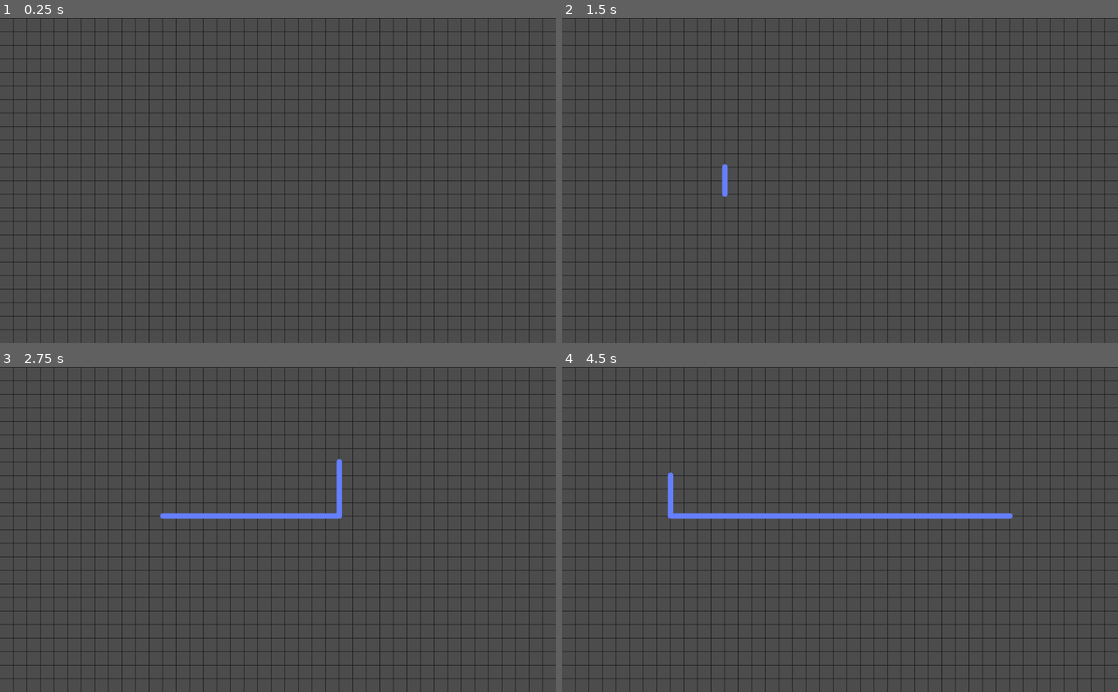
Above: before the commit, frames 1-4 (two rows, left to right).
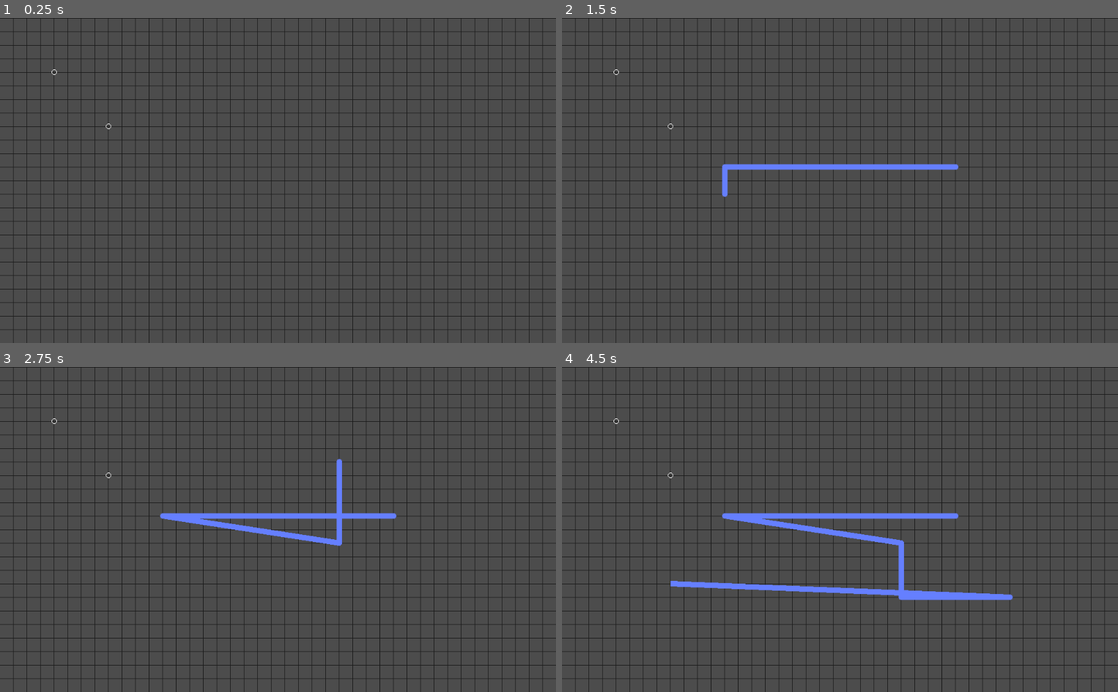
Above: after the commit, the same moments.

Repository: DevelopedAphid/PCBattles
Game: Godot game, scene res://Main.tscn
Same seed, same stepped clock (60 frames per second), same inputs: the game is played once before the commit and once after it.
Inputs (mouse positions are in pixels of both pictures, inside the frame that each line leads up to):
- Up to frame 1 (0.25 s): no input
- Up to frame 2 (1.5 s): tap Enter at 0.5 s; move the mouse to (962, 164) at 0.52 s; click (962, 164) at 0.67 s; tap Space at 1.25 s; move the mouse to (728, 196) at 1.27 s; click (728, 196) at 1.42 s
- Up to frame 3 (2.75 s): tap Enter at 2 s; move the mouse to (333, 458) at 2.02 s; click (333, 458) at 2.17 s
- Up to frame 4 (4.5 s): tap Space at 2.75, 4.25 s; move the mouse to (812, 594) at 2.77 s; click (812, 594) at 2.92 s; tap Enter at 3.5 s; move the mouse to (1006, 578) at 3.52 s; click (1006, 578) at 3.67 s; move the mouse to (673, 480) at 4.27 s; click (673, 480) at 4.42 s

The runs differ from the first frame. In frame 1, less than 0.1% of the frame differs, in the area x 9-20%, y 15-35%; in frame 2, 0.8%; in frame 3, 0.8%; in frame 4, 2.4%, in the area x 9-82%, y 15-72%.

Commit message:
Global grid size and line terminators
- grid size is now a global setting
- adds line terminator art
- line terminators stop the line from being drawn

Diff:
--- a/45DegLineCreator.gd
+++ b/45DegLineCreator.gd
@@ -2,22 +2,31 @@
 
 var is_drawing: bool = false
 var point_count: int = 0
-var grid_step: int = 25
+var grid_step: int
 var last_pos: Vector2
 
 func _ready():
 	$Line2D.hide()
+	grid_step = get_parent().grid_size
 
-#TODO: finish line on enter/space or something
+#TODO: it breaks if you hold down click and move the mouse
 
 func _input(event):
 	if event is InputEventMouseButton && event.is_pressed(): #is_pressed debounces so we don't add to same spot
-		if !is_drawing:
+		if !is_drawing && point_count == 0:
 			$Line2D.show()
 			is_drawing = true
+			#add origin point
 			$Line2D.add_point(snap_first_point_to_grid())
+			point_count += 1
+			#add second point so it can be moved
+			$Line2D.add_point($Line2D.points[0])
+			point_count += 1
 		elif is_drawing:
 			$Line2D.add_point(add_next_point())
+			point_count += 1
+			if get_parent().termination_points.has(add_next_point()):
+				is_drawing = false
 
 
 func _process(_delta):
--- a/GridCreator.gd
+++ b/GridCreator.gd
@@ -1,10 +1,10 @@
 extends Line2D
 
-#TODO: make the grid size global
-
-var grid_size: int = 25
+var grid_size: int
 
 func _ready():
+	grid_size = get_parent().grid_size
+
 	add_point(Vector2(0,0))
 	var x = 0
 	var y = 0
--- /dev/null
+++ b/LineTermination.tscn
@@ -0,0 +1,16 @@
+[gd_scene load_steps=3 format=2]
+
+[ext_resource path="res://art/white_circle_10_10.png" type="Texture" id=1]
+
+[sub_resource type="GDScript" id=1]
+script/source = "extends Node2D
+
+func _ready():
+	add_to_group(\"LineTerminators\")
+"
+
+[node name="LineTermination" type="Node2D"]
+script = SubResource( 1 )
+
+[node name="Sprite" type="Sprite" parent="."]
+texture = ExtResource( 1 )
--- /dev/null
+++ b/Main.gd
@@ -0,0 +1,20 @@
+extends Node2D
+
+#settings
+var grid_size: int  = 25
+var termination_points = []
+
+#scenes to be able to instance
+export (PackedScene) var LineTermination
+
+func _ready():
+	#set up line terminations
+	var line_termination_1 = LineTermination.instance()
+	add_child(line_termination_1)
+	termination_points.append(Vector2(100,100))
+	line_termination_1.position = termination_points[0]
+
+	var line_termination_2 = LineTermination.instance()
+	add_child(line_termination_2)
+	termination_points.append(Vector2(200,200))
+	line_termination_2.position = termination_points[1]
--- a/Main.tscn
+++ b/Main.tscn
@@ -1,9 +1,13 @@
-[gd_scene load_steps=3 format=2]
+[gd_scene load_steps=5 format=2]
 
 [ext_resource path="res://GridCreator.gd" type="Script" id=1]
 [ext_resource path="res://45DegLineCreator.tscn" type="PackedScene" id=2]
+[ext_resource path="res://Main.gd" type="Script" id=3]
+[ext_resource path="res://LineTermination.tscn" type="PackedScene" id=4]
 
 [node name="Main" type="Node2D"]
+script = ExtResource( 3 )
+LineTermination = ExtResource( 4 )
 
 [node name="GridCreator" type="Line2D" parent="."]
 width = 1.0
Binary file added: art/white_circle_10_10.png
Not shown, added: art/white_circle_10_10.png.import
